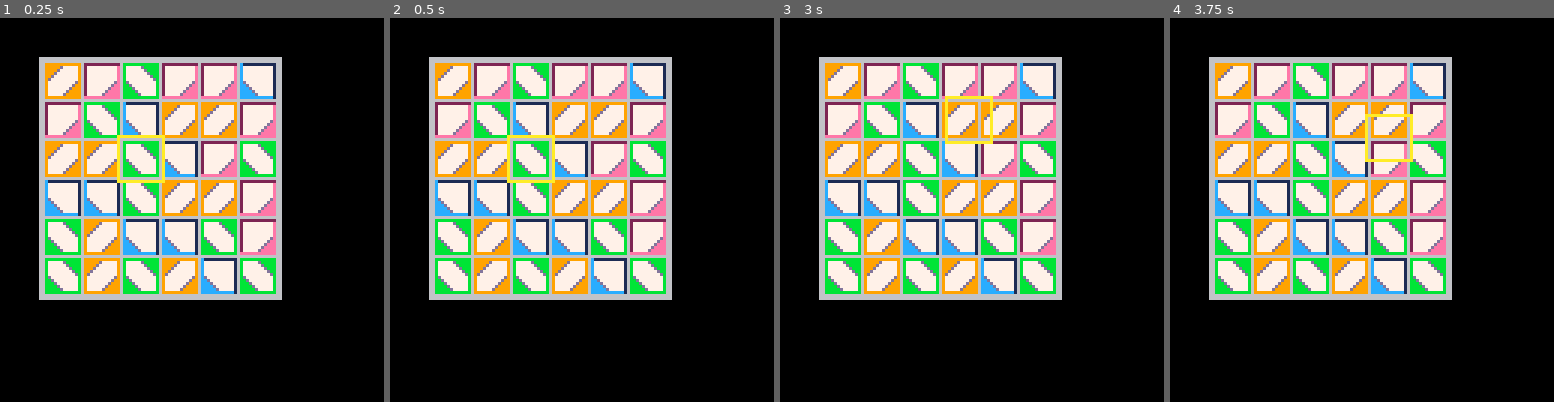
Above: before the commit, frames 1-4 (left to right).
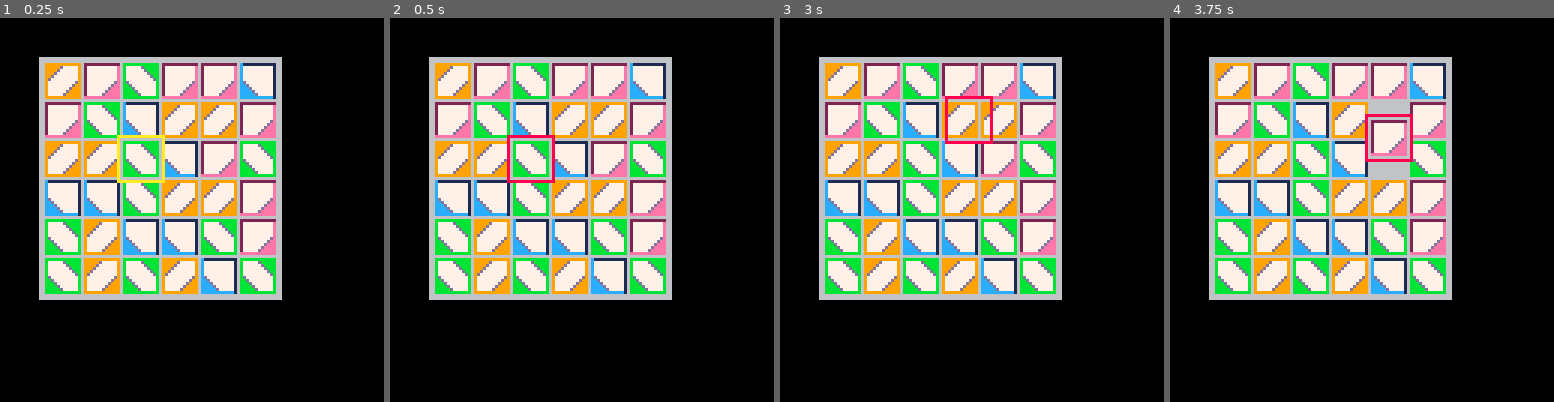
Above: after the commit, the same moments.

Repository: broquaint/pico8-carts
Game: PICO-8 cartridge eggjam4.p8
The game is run twice, just before and just after one commit, with the same random seed, the same clock (stepped at 60 frames per second) and the same inputs.
Inputs:
- Up to frame 1 (0.25 s): no input
- Up to frame 2 (0.5 s): tap X (X key) at 0.33 s
- Up to frame 3 (3 s): tap O (Z key) at 0.7, 1.7, 2.1, 2.5, 2.9 s; tap X (X key) at 1.07, 1.85, 2.97 s; hold Right 1.6-2.1 s; hold Up 2.15-2.42 s; hold Right from 2.47 s (still down)
- Up to frame 4 (3.75 s): release Right at 3.03 s; hold Left 3.08-3.58 s; tap O (Z key) at 3.3, 3.7 s; hold Down from 3.63 s (still down)

Frame 1 is identical in both runs. In frame 2, 0.4% of the frame differs, in the area x 30-43%, y 30-43%; in frame 3, 0.4%; in frame 4, 1.7%, in the area x 50-64%, y 21-42%.

Commit message:
Add tile swapping
The tesselation look like something now.

Diff:
--- a/eggjam4.p8
+++ b/eggjam4.p8
@@ -26,8 +26,9 @@
 --   {9,salmon},
 --   {11,lime}
 }
-tile_size = 12
+tile_size  = 12
 space_size = 13
+
 function _init()
    anims={}
    frame_count = 0
@@ -38,7 +39,13 @@
    for i = 1,6 do
       grid[i] = {}
       for j = 1,6 do
-         grid[i][j] = grid_sprites[randx(#grid_sprites)]
+         grid[i][j] = {
+            spr_idx = grid_sprites[randx(#grid_sprites)][1],
+            gx = i,
+            gy = j,
+            x = i*tile_size+i,
+            y = j*tile_size+j
+         }
       end
    end
 end
@@ -71,11 +78,13 @@
 end
 
 function animate_player_move(direction)
+   local frame_count = 15
    local anim_args = {
-      frames = 15,
+      frames = frame_count,
       obj = player,
       cb = function() set_play_state('idle') end
    }
+
    if direction.x != nil then
       local from_x = player.x
       local to_x   = from_x + direction.x
@@ -84,7 +93,34 @@
             to     = to_x,
             slot   = 'x'
       })
-   end
+
+      local orig_gx = player.gx
+      player.gx += sgn(direction.x) * 1
+
+      if player.held then
+         local other_tile = grid[player.gx][player.gy]
+         local to_x = other_tile.x
+         animate_object_with({
+               obj  = other_tile,
+               from = other_tile.x,
+               to   = player.tile_held.x,
+               slot = 'x',
+               frames = frame_count,
+         }, animate_obj_move)
+         animate_object_with({
+               obj  = player.tile_held,
+               from = player.tile_held.x,
+               to   = to_x,
+               slot = 'x',
+               frames = frame_count,
+               cb = function()
+                  grid[player.gx][player.gy] = player.tile_held
+                  grid[orig_gx][player.gy]   = other_tile
+               end
+         }, animate_obj_move)
+      end
+   end
+
    if direction.y != nil then
       local from_y = player.y
       local to_y   = from_y + direction.y
@@ -93,6 +129,32 @@
             to     = to_y,
             slot   = 'y'
       })
+
+      local orig_gy = player.gy
+      player.gy += sgn(direction.y) * 1
+
+      if player.held then
+         local other_tile = grid[player.gx][player.gy]
+         local to_y = other_tile.y
+         animate_object_with({
+               obj  = other_tile,
+               from = other_tile.y,
+               to   = player.tile_held.y,
+               slot = 'y',
+               frames = frame_count,
+         }, animate_obj_move)
+         animate_object_with({
+               obj  = player.tile_held,
+               from = player.tile_held.y,
+               to   = to_y,
+               slot = 'y',
+               frames = frame_count,
+               cb = function()
+                  grid[player.gx][player.gy] = player.tile_held
+                  grid[player.gx][orig_gy]   = other_tile
+               end
+         }, animate_obj_move)
+      end
    end
 
    animate_object_with(anim_args, animate_obj_move)
@@ -101,6 +163,9 @@
 player = {
    x = 3*space_size,
    y = 3*space_size,
+   gx = 3,
+   gy = 3,
+   held = false
 }
 move = {
    left  = { x = -space_size },
@@ -110,21 +175,26 @@
 }
 
 function _update()
-   if btnp(b_left) and in_play_state('idle') then
+   local can_move = in_play_state('idle')
+   if btnp(b_left) and can_move then
       set_play_state('switch')
       animate_player_move(move.left)
    end
-   if btnp(b_right) and in_play_state('idle') then
+   if btnp(b_right) and can_move then
       set_play_state('switch')
       animate_player_move(move.right)
    end
-   if btnp(b_up) and in_play_state('idle') then
+   if btnp(b_up) and can_move then
       set_play_state('switch')
       animate_player_move(move.up)
    end
-   if btnp(b_down) and in_play_state('idle') then
+   if btnp(b_down) and can_move then
       set_play_state('switch')
       animate_player_move(move.down)
+   end
+   if btnp(b_x) and can_move then
+      player.held = not player.held
+      player.tile_held = player.held and grid[player.gx][player.gy] or nil
    end
 
    frame_count += 1
@@ -133,21 +203,24 @@
 
 function _draw()
    cls(black)
+
    -- Draw grid
    rectfill(tile_size+1, tile_size+1, 7 * tile_size + 9, 7 * tile_size + 9, silver)
+
    -- Draw tiles
    for i = 1,6 do
       for j = 1,6 do
          local gs = grid[i][j]
-         spr(gs[1], i*tile_size+i, j*tile_size+j, 2, 2)
-      end
-   end
+         spr(gs.spr_idx, gs.x, gs.y, 2, 2)
+      end
+   end
+
    -- Draw player cursor
    local px0 = player.x + 1
    local py0 = player.y + 1
    local px1 = (px0 + space_size)
    local py1 = (py0 + space_size)
-   rect(px0-1, py0-1, px1+1, py1+1, yellow)
+   rect(px0-1, py0-1, px1+1, py1+1, player.held and red or yellow)
 end
 __gfx__
 00000000000000000000000000000000000000000000000000000000000000000000000000000000000000000000000000000000000000000000000000000000
